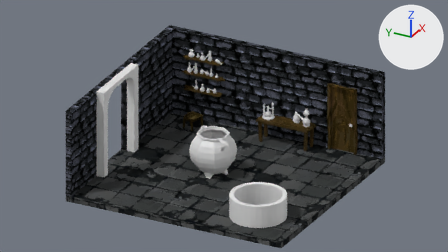
The Blender file graphics/Levels/Level-2.blend as it was, and as the next commit left it.
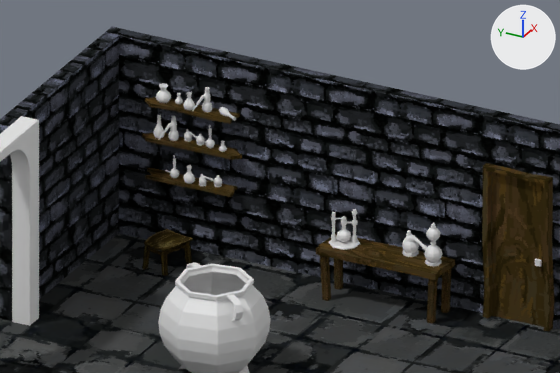
Old and new are each drawn from the file's camera 'Camera.001' and again close up on the part from 27% to 80% of the width and 5% to 68% of the height. Arrows for +X, +Y and +Z are at upper right; the lights stay in place. The older version's two pictures come first.

Objects in the first close-up: 'Arc-To-Room', 'Cauldron', 'Door', 'Door-Frame', 'Flas_Set2', 'Flask1', 'Flask_Set1', 'Flask_Set2.001', 'Layout', 'Shelf', 'Shelf.001', 'Shelf.002', 'Stool', 'Table' and 12 more.
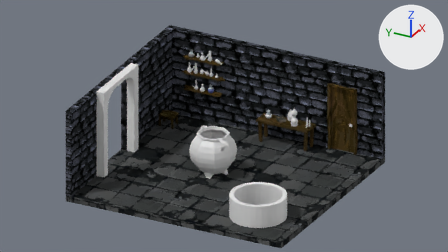
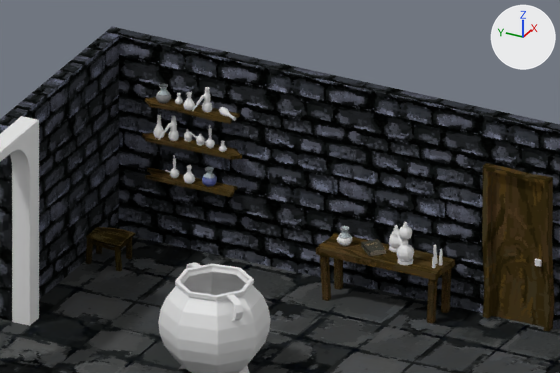
Where the newer file only moved an object's origin or applied its transform, the numbers keep the older frame.

Location of each change, (x1, y1, x2, y2) in pixels of the close-ups (560 x 373 px; the box of a moved part takes in the faces that stretch with it):
'Stool', moved, turned: before (142, 229, 193, 276); after (86, 227, 135, 271)
'Flask_Set1', moved, turned: before (402, 223, 442, 267); after (389, 222, 414, 265)
'Flas_Set2', deleted: before (329, 209, 360, 250)
'Book2', added: after (361, 239, 386, 256)
'Flask1.002', added: after (337, 226, 352, 246)
'Flask1.001', added: after (202, 166, 217, 186)
'Flask_Set2.001', deleted: before (199, 174, 222, 187)
'Candle3', added: after (433, 245, 438, 264)
'Candle2', added: after (439, 249, 443, 265)
part 1 of me_nurbspath, moved or reshaped: (156, 83, 171, 103) in both

The change, as a list of edits to the scene's bpy script:
```text
Change me_nurbspath:
    used by ob_flask1; location = (8.49, -1.16, 3.03); rotation_euler = (0.0, 0.0, -1.042), in degrees (0, 0, -60); scale = (0.0355, 0.0355, 0.0355)
    remove me_nurbspath.from_pydata(...)  # 306 vertices, 312 faces; spans x -4.14..4.14, y -4.14..4.14, z 0.0..9.99
    add me_nurbspath.from_pydata(...)  # 306 vertices, 312 faces; spans x -4.13..4.13, y -4.13..4.13, z 0.0..9.99
    me_nurbspath part 1: 304 vertices removed from x -4.14..4.14, y -4.14..4.14, z 0.04..9.99; 304 vertices added at x -4.13..4.13, y -4.13..4.13, z 0.04..9.99
    add me_nurbspath.materials.append(mat_selitra)  # picture img_селитра_png
Change ob_stool:
    ob_stool.location: (8.12, -1.41, 0.03) -> (7.72, -0.82, 0.03)
    ob_stool.rotation_euler: (0.0, 0.0, 4.471) -> (0.0, 0.0, 3.162)  # degrees (0, 0, 256) -> degrees (0, 0, 181)
Change ob_flask_set1:
    ob_flask_set1.location: (8.16, -7.1, 1.26) -> (7.96, -6.6, 1.26)
    ob_flask_set1.rotation_euler: (0.0, 0.0, -1.864) -> (0.0, 0.0, -2.393)  # degrees (0, 0, -107) -> degrees (0, 0, -137)
Remove ob_flas_set2:
    ob_flas_set2 = bpy.data.objects.new('Flas_Set2', me_circle_003)
Remove ob_flask_set2_001:
    ob_flask_set2_001 = bpy.data.objects.new('Flask_Set2.001', me_sphere_001)
Add ob_flask1_002:
    ob_flask1_002 = bpy.data.objects.new('Flask1.002', me_nurbspath_008)  # 306 vertices, 312 faces; spans x -4.14..4.14, y -4.14..4.14, z 0.0..9.99; in mat_lime (picture img_flask1lime__png)
    ob_flask1_002.location = (8.13, -5.22, 1.06)
    ob_flask1_002.rotation_euler = (0.0, 0.0, -1.042)  # degrees (0, 0, -60)
    ob_flask1_002.scale = (0.0355, 0.0355, 0.0355)
Add ob_flask1_001:
    ob_flask1_001 = bpy.data.objects.new('Flask1.001', me_nurbspath_007)  # 306 vertices, 312 faces; spans x -4.14..4.14, y -4.14..4.14, z 0.0..9.99; in mat_cuporos (picture img_купорос_png)
    ob_flask1_001.location = (8.49, -2.14, 1.49)
    ob_flask1_001.rotation_euler = (0.0, 0.0, -1.583)  # degrees (0, 0, -91)
    ob_flask1_001.scale = (0.0355, 0.0355, 0.0355)
Add ob_candle2:
    ob_candle2 = bpy.data.objects.new('Candle2', me_cube_007)  # 45 vertices, 41 faces; spans x -1.21..1.21, y -1.21..1.21, z -0.97..10.71
    ob_candle2.location = (8.16, -7.26, 1.09)
    ob_candle2.scale = (0.0304, 0.0304, 0.0304)
Add ob_candle3:
    ob_candle3 = bpy.data.objects.new('Candle3', me_cube_006)  # 45 vertices, 41 faces; spans x -1.52..1.52, y -1.52..1.52, z -0.97..12.45
    ob_candle3.location = (8.19, -7.13, 1.09)
    ob_candle3.scale = (0.0304, 0.0304, 0.0304)
Add ob_book2:
    ob_book2 = bpy.data.objects.new('Book2', me_cube_001)  # a box spanning x -0.077..0.894, y 0.015..0.349, z 0.026..1.346; in mat_book (picture img_book2greytext_png)
    ob_book2.location = (8.1, -6.1, 1.04)
    ob_book2.rotation_euler = (1.571, 0.0, -3.875)  # degrees (90, 0, -222)
    ob_book2.scale = (0.346, 0.346, 0.346)
```
